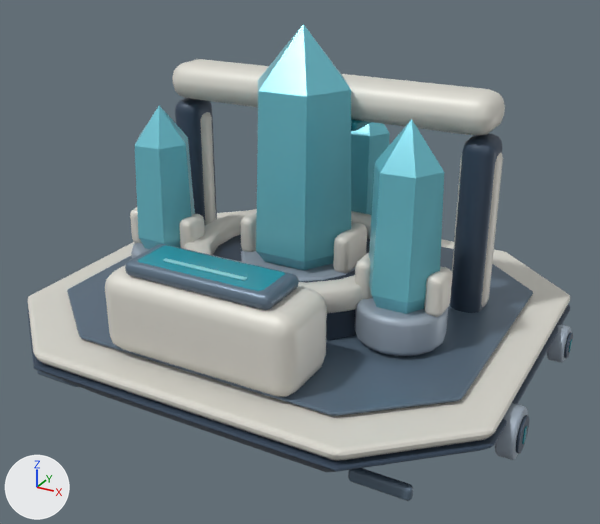
An edit to the glTF model space-battleship/assets/galaxy/v3/buildings/crystal_refinery/crystal_refinery_lv4.glb, drawn before and after from the same camera.
One viewpoint serves both versions: a 50 mm camera at (5.25, -9.53, 6.19) aimed at (0.17, -0.3, 1.57). Arrows for +X, +Y and +Z are at lower left; the lights stay in place. The older version comes first. Where no turn or scale is listed for an object, it has been applied to the vertices. Vertices at exactly the same position are counted once.

Script lines for the objects in view, before the commit:
```python
mat_galaxytooncrystal = bpy.data.materials.new('GalaxyToonCrystal')
mat_galaxytooncrystal.use_nodes = True; mat_galaxytooncrystal.node_tree.nodes.clear()
_N = mat_galaxytooncrystal.node_tree.nodes; _L = mat_galaxytooncrystal.node_tree.links
n0 = _N.new('ShaderNodeBsdfPrincipled'); n0.name = 'Principled BSDF'
n0.inputs[1].default_value = 0.22  # 'Metallic'
n0.inputs[2].default_value = 0.28  # 'Roughness'
n0.inputs[27].default_value = (0.0032, 0.0108, 0.0128, 1.0)  # 'Emission Color', black #0b1b1e
n0.inputs[28].default_value = 1.0  # 'Emission Strength'
n1 = _N.new('ShaderNodeOutputMaterial'); n1.name = 'Material Output'
n2 = _N.new('ShaderNodeVertexColor'); n2.name = 'Color Attribute'
_L.new(n0.outputs[0], n1.inputs[0])  # 'BSDF' to 'Surface'
_L.new(n2.outputs[0], n0.inputs[0])  # 'Color' to 'Base Color'
me_floatingnavyhull_008 = bpy.data.meshes.new('FloatingNavyHull.008')
me_floatingnavyhull_008.from_pydata(...)  # 5434 vertices, 10652 faces; spans x -3.66..3.66, y -3.11..3.11, z 0.0..4.71
# faces by material slot: [2656, 3092, 940, 2528, 1128, 120, 188]
me_floatingnavyhull_008.materials.append(mat_galaxytoonnavy)
me_floatingnavyhull_008.materials.append(mat_galaxytoonarmor)
me_floatingnavyhull_008.materials.append(mat_galaxytoonmetal)
me_floatingnavyhull_008.materials.append(mat_galaxytoonpanel)
me_floatingnavyhull_008.materials.append(mat_galaxytoonglass)
me_floatingnavyhull_008.materials.append(mat_galaxytooncrystal)
me_floatingnavyhull_008.materials.append(mat_galaxytoonreflection)
ob_structure = bpy.data.objects.new('Structure', me_floatingnavyhull_008)
ob_structure.location = (0.0, 0.0, 0.0)
```
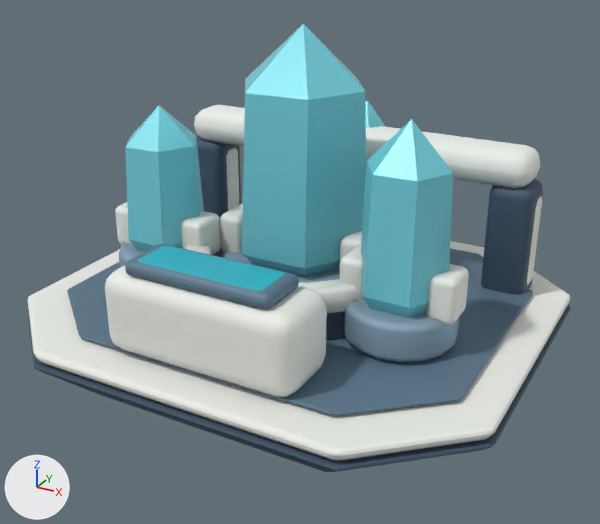
The change, as a list of edits to the scene's bpy script:
```text
Change mat_galaxytooncrystal:
    where n0 = _N.new('ShaderNodeBsdfPrincipled'); n0.name = 'Principled BSDF'
    n0.inputs[2].default_value: 0.28 -> 0.4  # 'Roughness'
Change me_floatingnavyhull_008:
    used by ob_structure; location = (0.0, 0.0, 0.0)
    remove me_floatingnavyhull_008.from_pydata(...)  # 5434 vertices, 10652 faces; spans x -3.66..3.66, y -3.11..3.11, z 0.0..4.71
    add me_floatingnavyhull_008.from_pydata(...)  # 3130 vertices, 6108 faces; spans x -3.48..3.48, y -3.11..3.11, z 0.0..4.71
    me_floatingnavyhull_008 part 1: the loose piece of 128 vertices spanning x -0.93..0.93, y -0.83..1.03, z 1.01..1.53 is rebuilt with 128 vertices and now spans x -1.2..1.2, y -1.1..1.3, z 1.01..1.53
    me_floatingnavyhull_008 part 2: the loose piece of 128 vertices spanning x -2.45..-1.35, y -1.09..0.01, z 1.01..1.53 is rebuilt with 128 vertices and now spans x -2.63..-1.17, y -1.27..0.19, z 1.01..1.53
    me_floatingnavyhull_008 part 3: the loose piece of 128 vertices spanning x 1.23..2.41, y -1.22..-0.04, z 1.01..1.53 is rebuilt with 128 vertices and now spans x 1.09..2.55, y -1.36..0.1, z 1.01..1.53
    me_floatingnavyhull_008 part 4: the loose piece of 96 vertices spanning x 2.17..2.41, y -0.85..-0.41, z 1.47..2.03 is rebuilt with 96 vertices and now spans x 2.22..2.6, y -0.91..-0.35, z 1.44..2.06
    me_floatingnavyhull_008 part 5: the loose piece of 96 vertices spanning x 1.23..1.47, y -0.85..-0.41, z 1.47..2.03 is rebuilt with 96 vertices and now spans x 1.04..1.42, y -0.91..-0.35, z 1.44..2.06
    me_floatingnavyhull_008 part 6: 23 loose pieces with 2976 vertices, spanning x -3.66..3.66, y -2.55..1.46, z 0.09..3.95, are deleted
    me_floatingnavyhull_008 part 7: 438 vertices removed from x -2.46..2.3, y -1.05..2.1, z 1.45..3.93; 1110 vertices added at x -2.9..2.9, y -1.15..2.1, z 0.78..3.93
    me_floatingnavyhull_008 part 8: 2792 kept faces spanning x -3.48..3.48, y -3.11..3.11, z 0.0..3.39 get new vertex colours
    remove me_floatingnavyhull_008.materials.append(mat_galaxytoonreflection)
```

What differs and where, as boxes [x1, y1, x2, y2] in the pictures (600 x 524 px):
'Structure', surface changed, reshaped (6% shorter)
    before: [27, 24, 573, 501]
    after: [27, 24, 570, 472]
part 1 of me_floatingnavyhull_008, rebuilt
    before: [241, 251, 355, 281]
    after: [223, 250, 340, 283]
part 2 of me_floatingnavyhull_008, rebuilt
    before: [131, 243, 149, 258]
    after: [119, 243, 144, 268]
part 3 of me_floatingnavyhull_008, rebuilt
    before: [355, 297, 448, 356]
    after: [344, 300, 459, 362]
part 4 of me_floatingnavyhull_008, rebuilt (52% wider, 22% taller)
    before: [424, 267, 452, 317]
    after: [426, 264, 469, 325]
part 5 of me_floatingnavyhull_008, rebuilt (44% wider, 17% taller)
    before: [355, 253, 372, 299]
    after: [340, 246, 365, 300]
part 6 of me_floatingnavyhull_008, deleted
    before: [37, 59, 573, 501]
part 7 of me_floatingnavyhull_008, built on
    before: [130, 24, 444, 314]
    after: [115, 24, 543, 317]
part 8 of me_floatingnavyhull_008, recoloured
    before: [27, 124, 570, 472]
    after: [27, 101, 570, 472]
